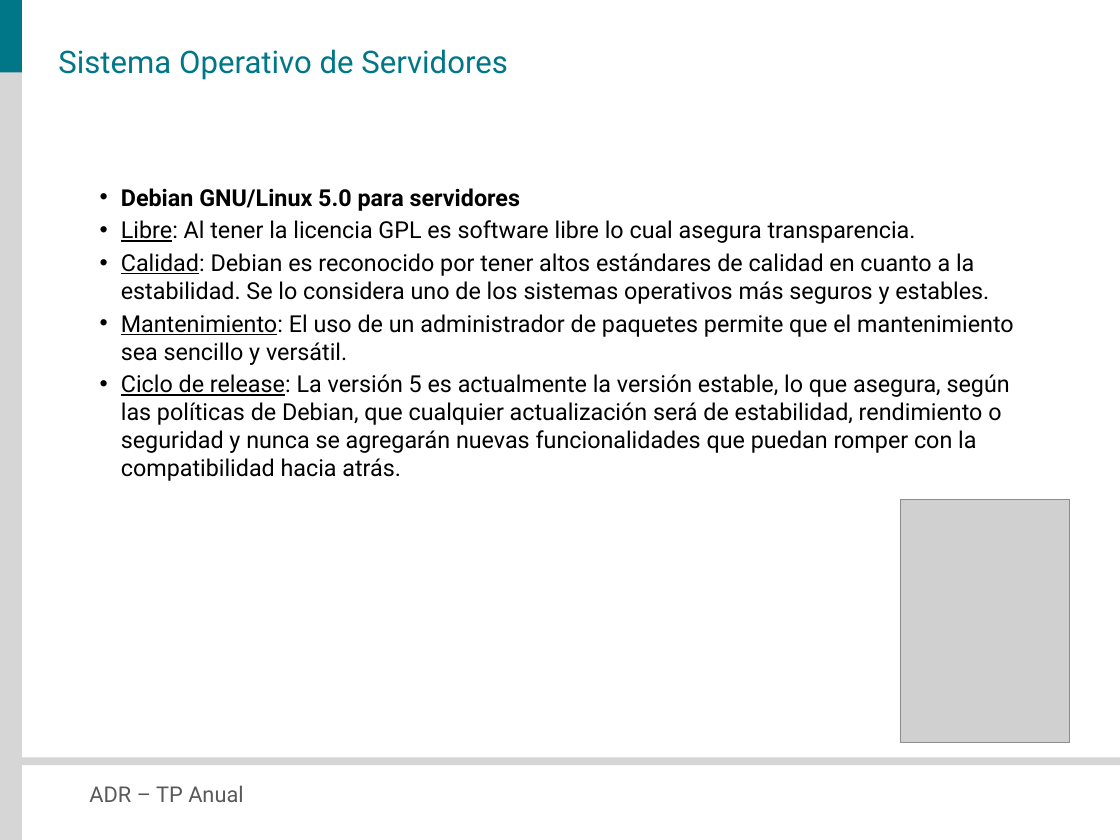
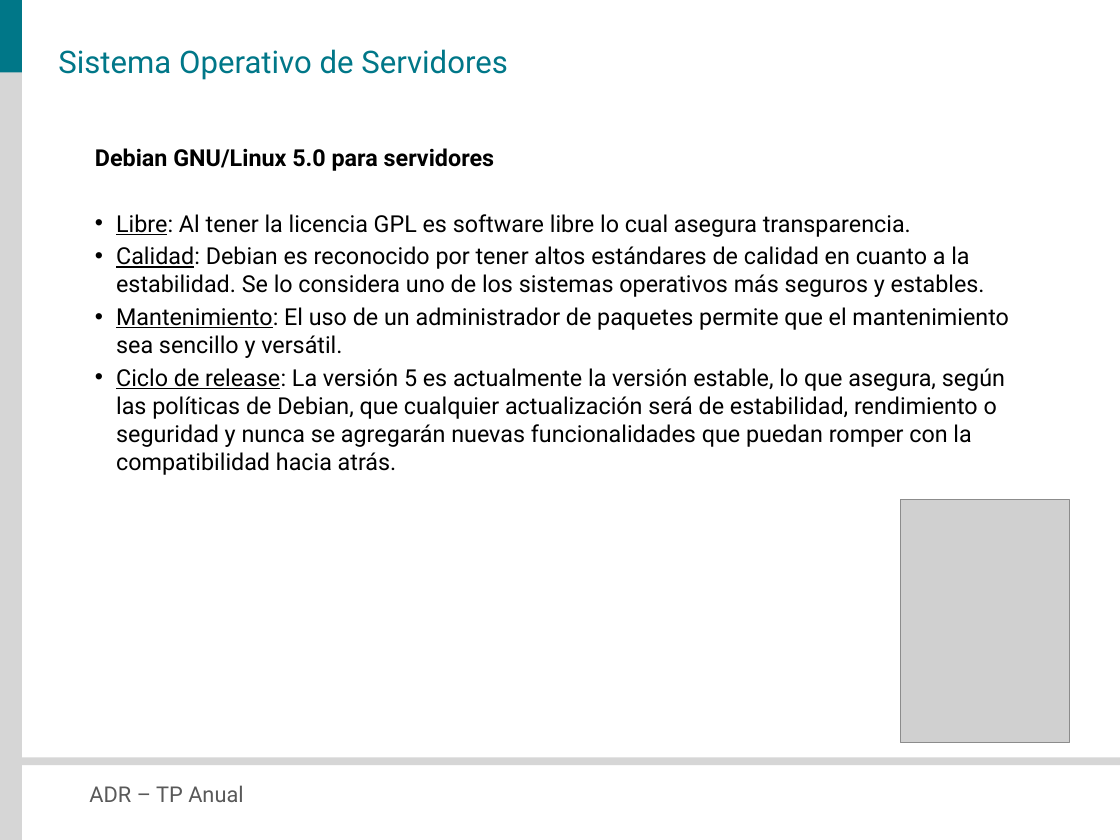
Before and after one commit to veritoreinoso/adr-2010, a slide deck: slide 11 of Presentacion.pptx. Drawn at 1120x840 pixels with LibreOffice and Linux fonts; fonts in the diff are those of the drawing; grey boxes stand for pictures. Boxes give left, top, right and bottom in pixels: in the first picture for what was removed or moved away, otherwise in the second. Text is boxed around its words. In the diff, an @@ line names an element or a change of style, - is before the commit and + after.

```diff
--- a/Presentacion.pptx
+++ b/Presentacion.pptx
@@ text "Debian GNU/Linux 5.0 para servidores": place and size @@
-text "Debian GNU/Linux 5.0 para servidores" at (121, 188, 1014, 481)
+text "Debian GNU/Linux 5.0 para servidores" at (95, 148, 1009, 475)
@@ text at (95, 148, 494, 171): bullet • to none @@
```
Also in this commit, not shown: 9 other slides changed, 1 other file.
